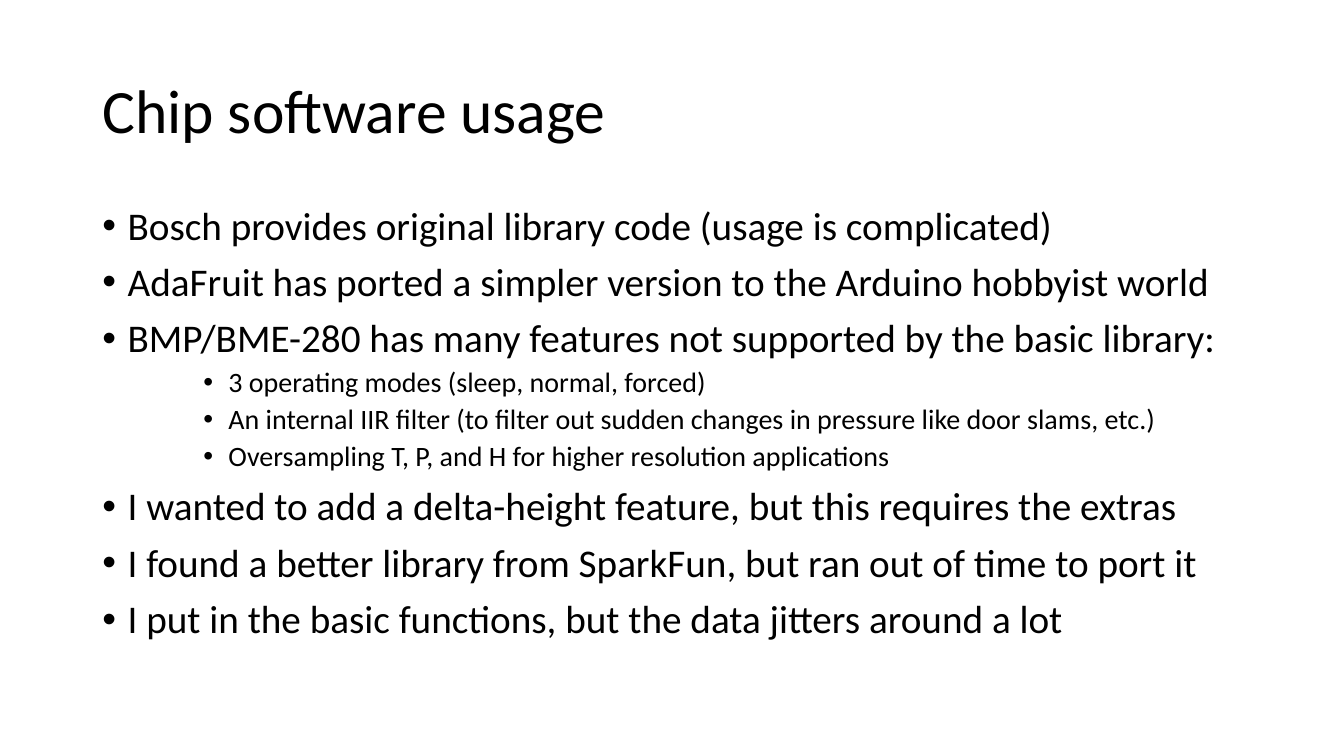
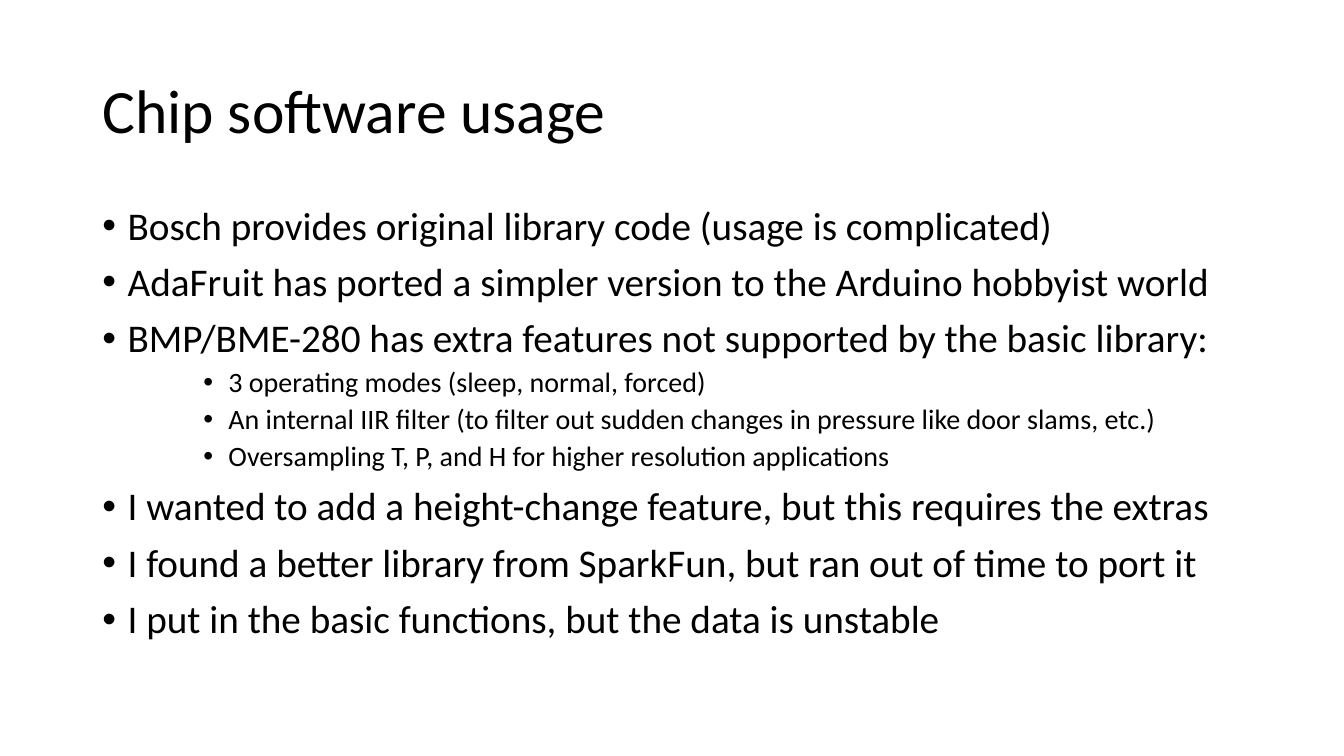
Before and after one commit to EmbeddedSystemClass/FinalProject5381, a slide deck: slide 19 of Final Project 5381.pptx. Drawn at 1344x756 pixels with LibreOffice and Linux fonts; fonts in the diff are those of the drawing. Boxes give left, top, right and bottom in pixels: in the first picture for what was removed or moved away, otherwise in the second. Text is boxed around its words. In the diff, an @@ line names an element or a change of style, - is before the commit and + after.

```diff
--- a/Final Project 5381.pptx
+++ b/Final Project 5381.pptx
@@ text at bbox=[128, 324, 1208, 359]: text changed @@
-• BMP/BME-280 has many features not supported by the basic library:
+• BMP/BME-280 has extra features not supported by the basic library:
@@ text at bbox=[128, 492, 1209, 527]: text changed @@
-• I wanted to add a delta-height feature, but this requires the extras
+• I wanted to add a height-change feature, but this requires the extras
@@ text at bbox=[128, 605, 939, 640]: text changed @@
-• I put in the basic functions, but the data jitters around a lot
+• I put in the basic functions, but the data is unstable
```
Also in this commit, not shown: 7 other slides changed, 2 other files.
